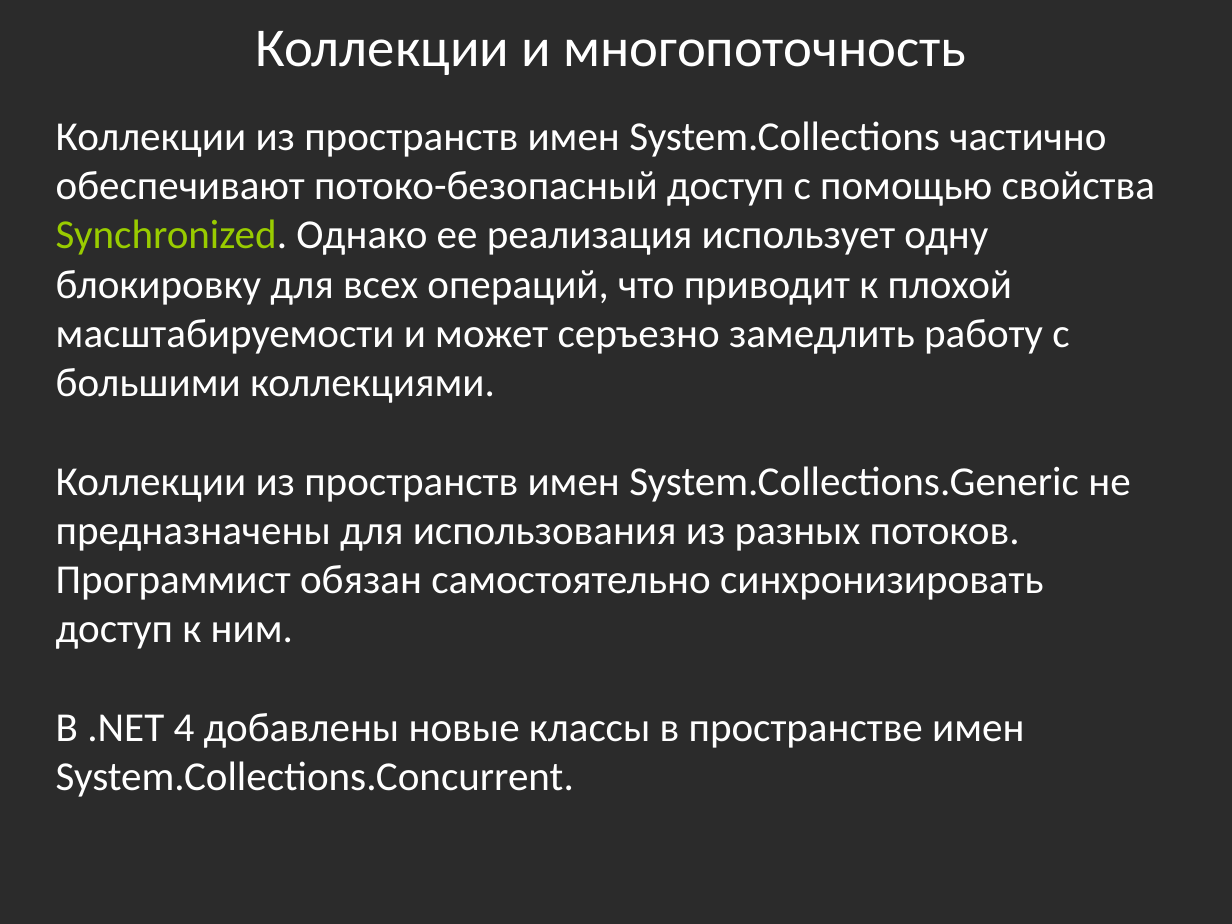
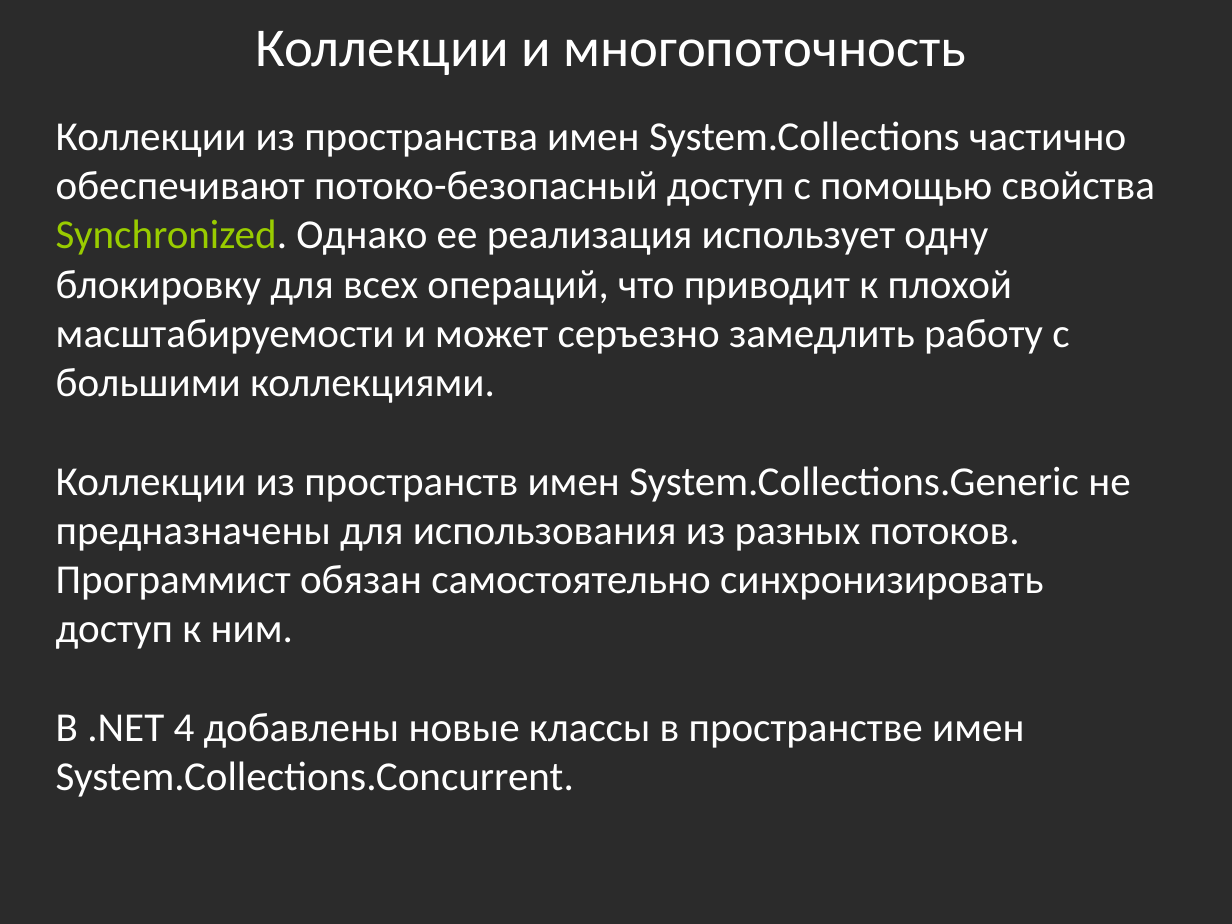
Before and after one commit to bazile/Training, a slide deck: slide 25 of Presentation/lesson-08-multithreading.pptx. Drawn at 1232x924 pixels with LibreOffice and Linux fonts; fonts in the diff are those of the drawing; background and template pictures are left out; a plain dark background stands for a picture behind light text. Boxes give left, top, right and bottom in pixels: in the first picture for what was removed or moved away, otherwise in the second. Text is boxed around its words. In the diff, an @@ line names an element or a change of style, - is before the commit and + after.

```diff
--- a/Presentation/lesson-08-multithreading.pptx
+++ b/Presentation/lesson-08-multithreading.pptx
@@ text at (56,121,1155,403): text changed @@
-Коллекции из пространств имен System.Collections частично обеспечивают потоко-безопасный доступ с помощью свойства Synchronized. Однако ее реализация использует одну блокировку для всех операций, что приводит к плохой масштабируемости и может серъезно замедлить работу с большими коллекциями.
+Коллекции из пространства имен System.Collections частично обеспечивают потоко-безопасный доступ с помощью свойства Synchronized. Однако ее реализация использует одну блокировку для всех операций, что приводит к плохой масштабируемости и может серъезно замедлить работу с большими коллекциями.
```
Also in this commit, not shown: 4 other slides changed.
